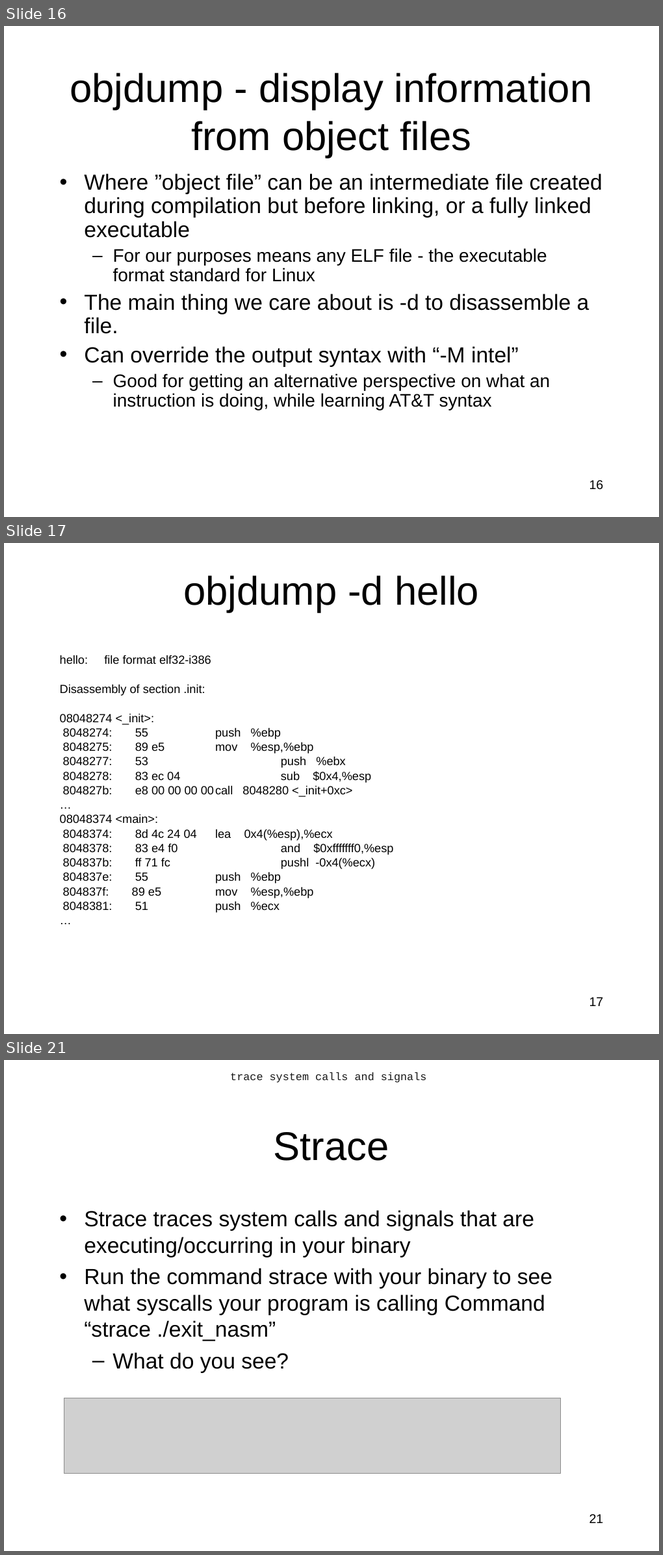
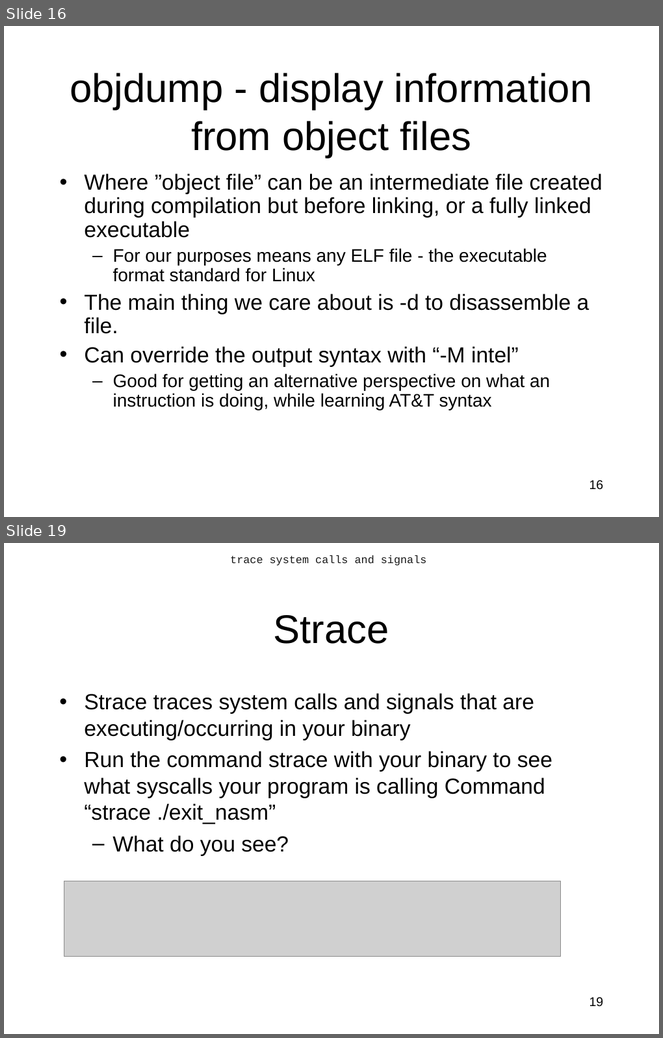
Before and after one commit to RobotMafiaCTF/RE_VR_Training, a slide deck: assembly/ppts/IntroductionToIntelx86-Part2.ppt. Shown one above the other, each under a label of ours: slides 16, 17 and 21 before the commit, slides 16 and 19 after it; the slides between them are not shown. The pictures are 663x1555 and 663x1038 pixels, drawn with LibreOffice and Linux fonts; fonts in the diff are those of the drawing; grey boxes stand for pictures. Boxes give left, top, right and bottom in pixels: in the first picture for what was removed or moved away, otherwise in the second. Text is boxed around its words. In the diff, an @@ line names an element or a change of style, - is before the commit and + after.

```diff
--- a/assembly/ppts/IntroductionToIntelx86-Part2.ppt
+++ b/assembly/ppts/IntroductionToIntelx86-Part2.ppt
@@ slide 17 removed at box(4, 543, 659, 1034), background #FFFFFF @@
@@ title removed at box(183, 575, 479, 613) @@
-objdump -d hello
@@ text removed at box(60, 655, 393, 913) @@
-hello: file format elf32-i386
-Disassembly of section .init:
-08048274 <_init>:
-8048274: 55 push %ebp
-8048275: 89 e5 mov %esp,%ebp
-8048277: 53 push %ebx
-8048278: 83 ec 04 sub $0x4,%esp
-804827b: e8 00 00 00 00 call 8048280 <_init+0xc>
-…
-08048374 <main>:
-8048374: 8d 4c 24 04 lea 0x4(%esp),%ecx
-8048378: 83 e4 f0 and $0xfffffff0,%esp
-804837b: ff 71 fc pushl -0x4(%ecx)
-804837e: 55 push %ebp
-804837f: 89 e5 mov %esp,%ebp
-8048381: 51 push %ecx
-…
@@ page number removed at box(590, 997, 604, 1006) @@
-17
@@ what was slide 21 is now slide 19 @@
@@ page number at box(590, 997, 604, 1007): text changed @@
-21
+19
```
Also in this commit, not shown: 9 slides changed, 1 slide added.
